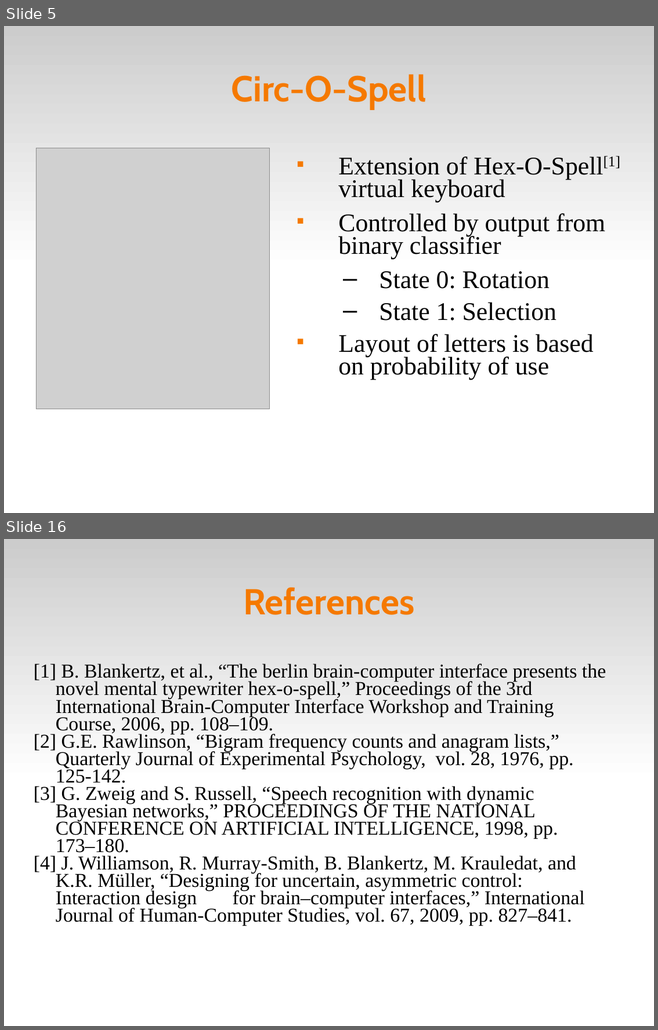
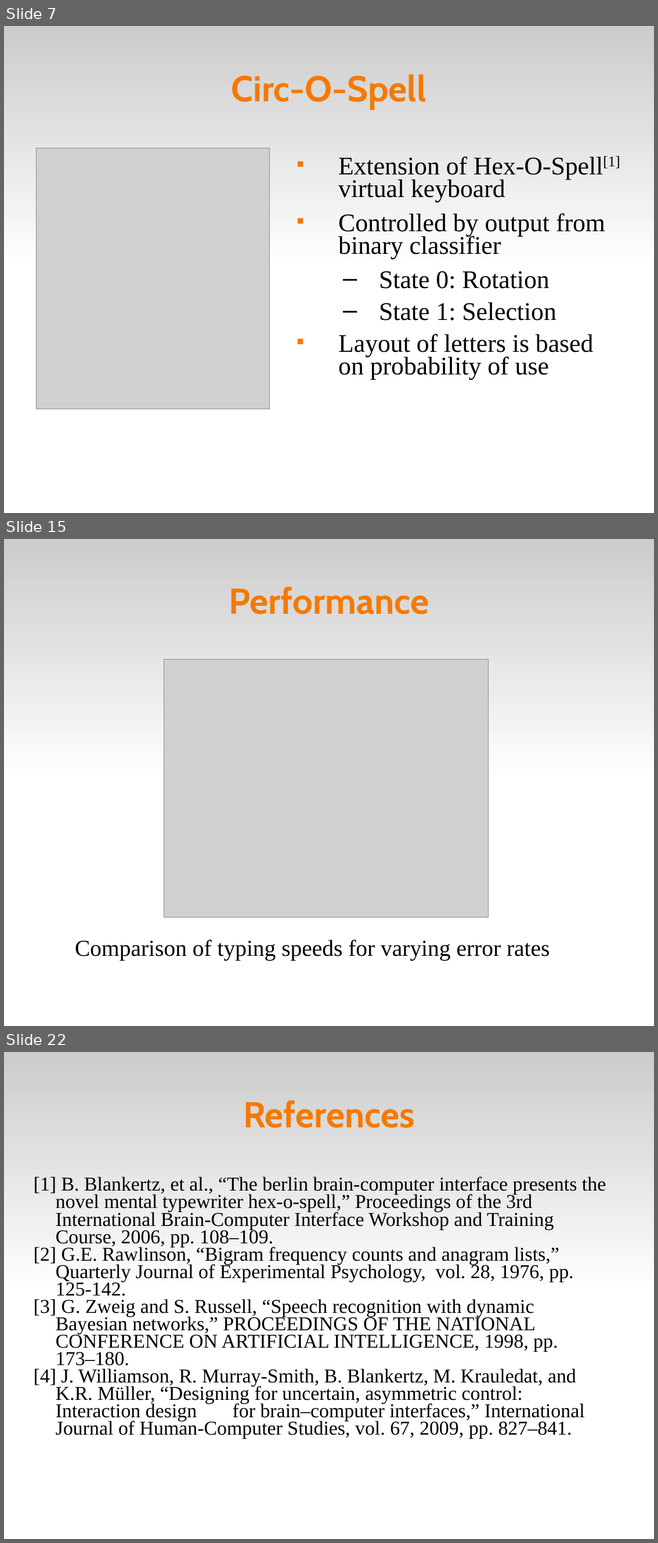
Before and after one commit to abdullah38rcc/BCI-Virtual-Keyboard, a slide deck: master's/docs/virtKey.ppt. Shown one above the other, each under a label of ours: slides 5 and 16 before the commit, slides 7, 15 and 22 after it; the slides between them are not shown. The pictures are 658x1030 and 658x1543 pixels, drawn with LibreOffice and Linux fonts; fonts in the diff are those of the drawing; grey boxes stand for pictures. Boxes give left, top, right and bottom in pixels: in the first picture for what was removed or moved away, otherwise in the second. Text is boxed around its words. In the diff, an @@ line names an element or a change of style, - is before the commit and + after.

```diff
--- a/master's/docs/virtKey.ppt
+++ b/master's/docs/virtKey.ppt
@@ slide 15 added at (4,539,654,1026), background #FFFFFF; not listed: 1 template element that a slide beside it also shows @@
@@ title added at (228,587,429,614), 44 pt, text #F57900, bold @@
+Performance
@@ picture added at (164,659,488,917) @@
@@ text added at (75,940,549,961), 28 pt, text #000000 @@
+Comparison of typing speeds for varying error rates
@@ what was slide 5 is now slide 7 @@
@@ what was slide 16 is now slide 22 @@
```
Also in this commit, not shown: 10 slides changed, 5 other slides added.
